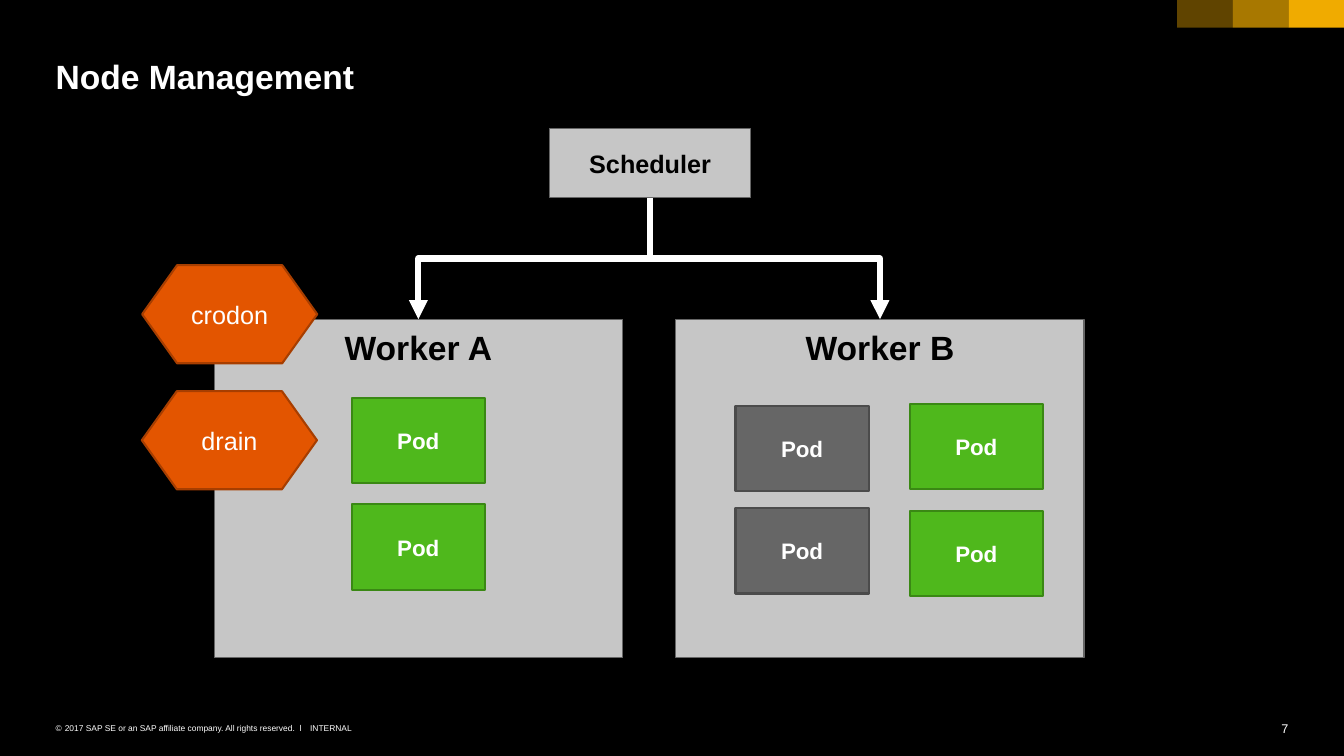
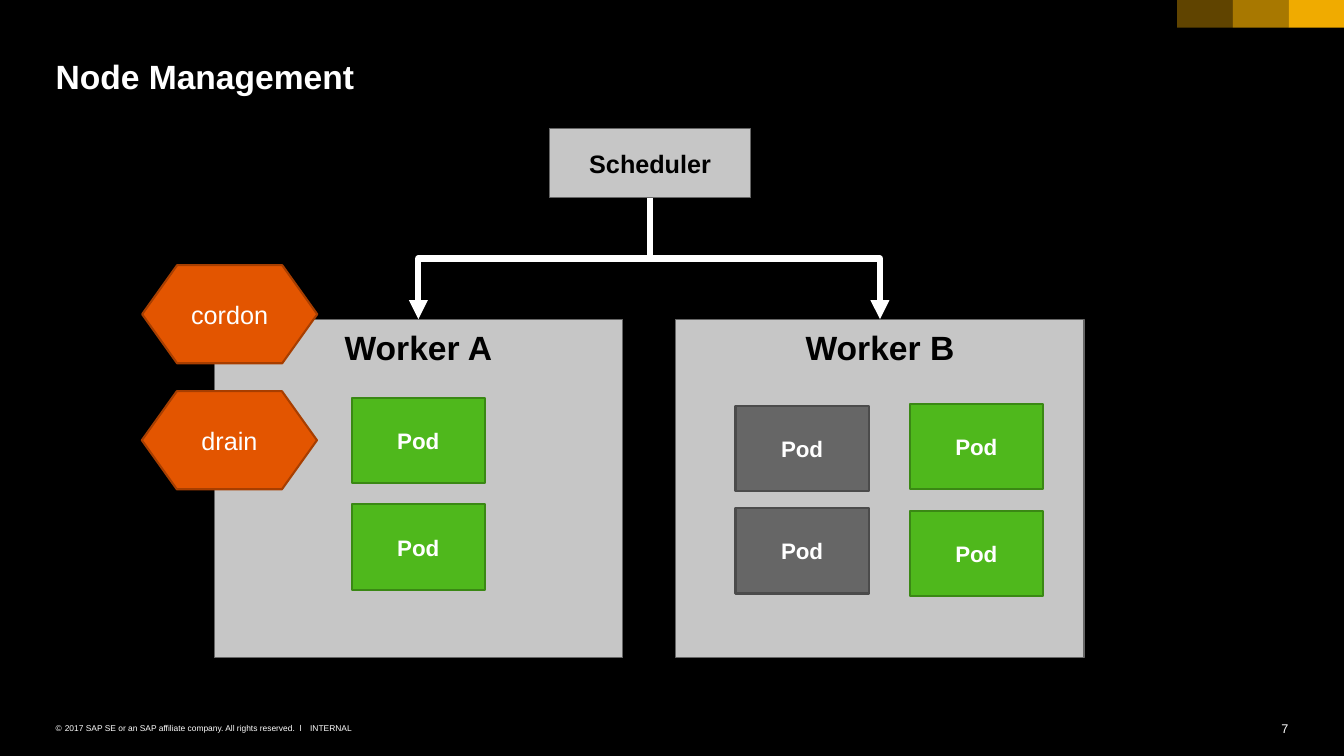
Before and after one commit to cuijiyao01/docker-k8s-training, a slide deck: slide 7 of kubernetes/08_administration.pptx. Drawn at 1344x756 pixels with LibreOffice and Linux fonts; fonts in the diff are those of the drawing. Boxes give left, top, right and bottom in pixels: in the first picture for what was removed or moved away, otherwise in the second. Text is boxed around its words. In the diff, an @@ line names an element or a change of style, - is before the commit and + after.

Commit message:
spelling

```diff
--- a/kubernetes/08_administration.pptx
+++ b/kubernetes/08_administration.pptx
@@ text in flow chart preparation at [191,305,268,325]: text changed @@
-crodon
+cordon
```
